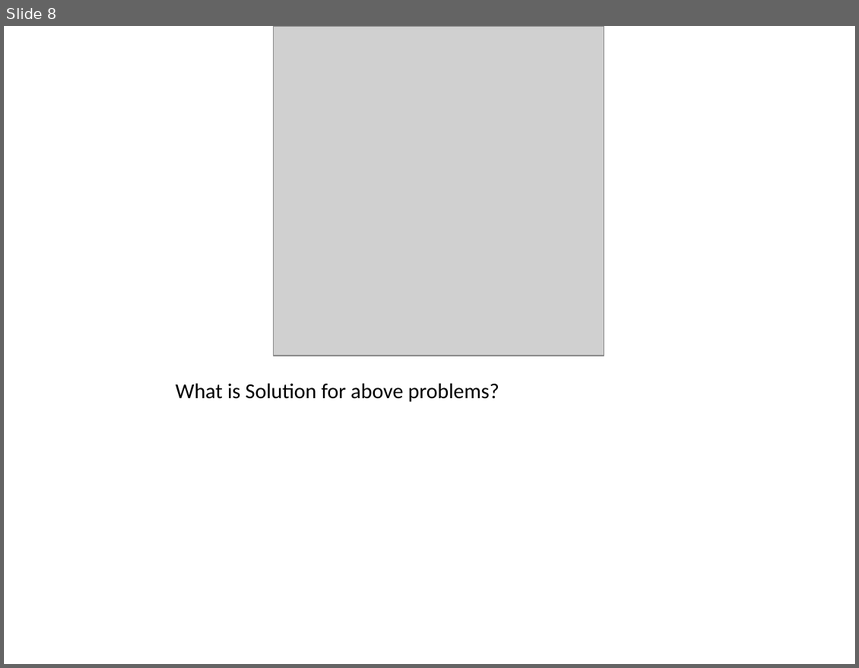
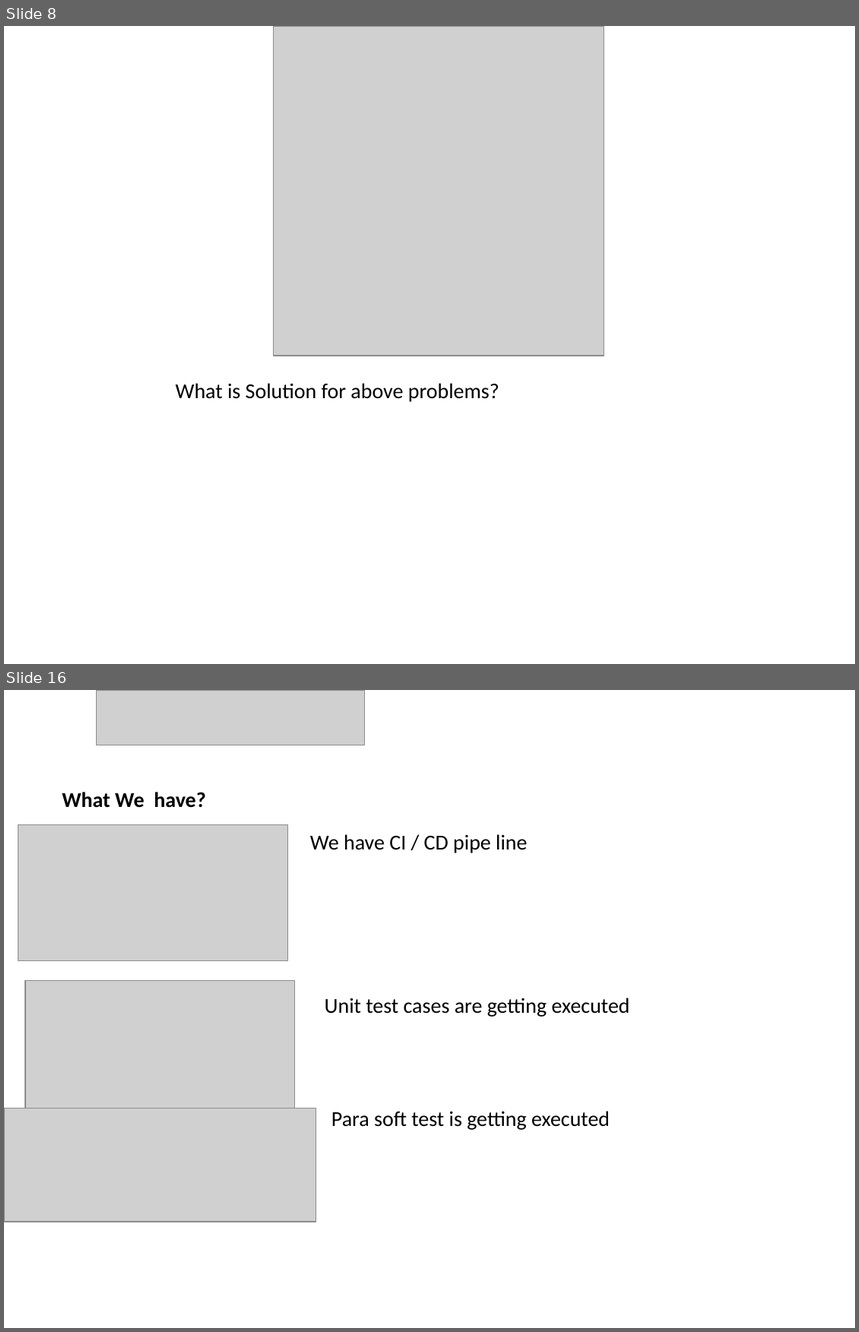
Before and after one commit to AvinashTiwari/Artifical-intelligence, a slide deck: devops/devops.pptx. Shown one above the other, each under a label of ours: slide 8 before the commit, slides 8 and 16 after it; the slides between them are not shown. The pictures are 859x668 and 859x1332 pixels, drawn with LibreOffice and Linux fonts; fonts in the diff are those of the drawing; grey boxes stand for pictures. Boxes give left, top, right and bottom in pixels: in the first picture for what was removed or moved away, otherwise in the second. Text is boxed around its words. In the diff, an @@ line names an element or a change of style, - is before the commit and + after.

```diff
--- a/devops/devops.pptx
+++ b/devops/devops.pptx
@@ slide 16 added at (4,690,855,1328), background #FFFFFF @@
@@ picture added at (96,690,365,745) @@
@@ text added at (62,792,205,808), 18 pt, text #000000, bold @@
+What We have?
@@ picture added at (18,825,288,961) @@
@@ text added at (310,834,527,853), 18 pt, text #000000 @@
+We have CI / CD pipe line
@@ picture added at (25,981,295,1113) @@
@@ text added at (325,998,630,1017), 18 pt, text #000000 @@
+Unit test cases are getting executed
@@ picture added at (4,1109,316,1222) @@
@@ text added at (332,1111,610,1130), 18 pt, text #000000 @@
+Para soft test is getting executed
```
Also in this commit, not shown: 9 other slides added.
